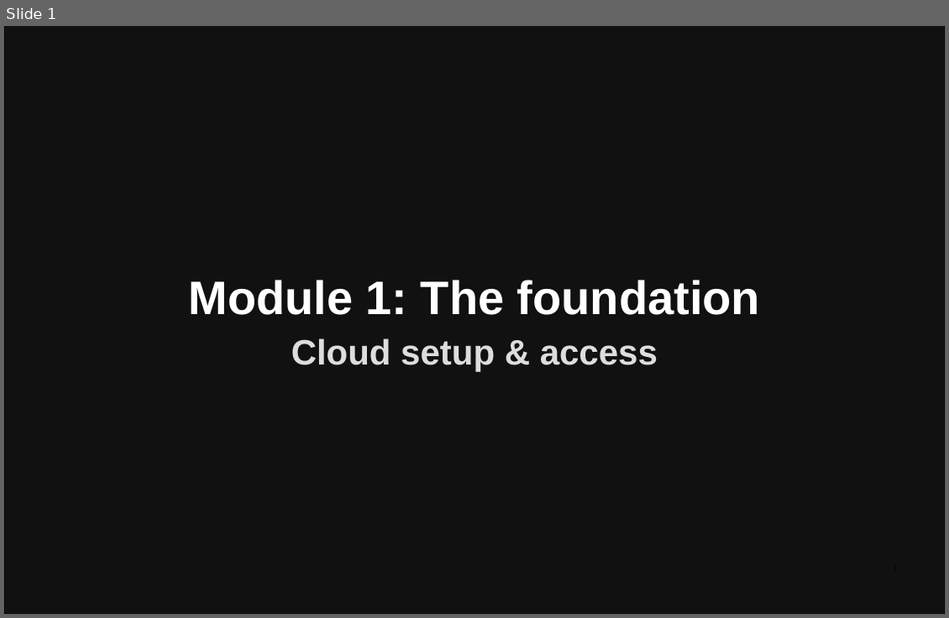
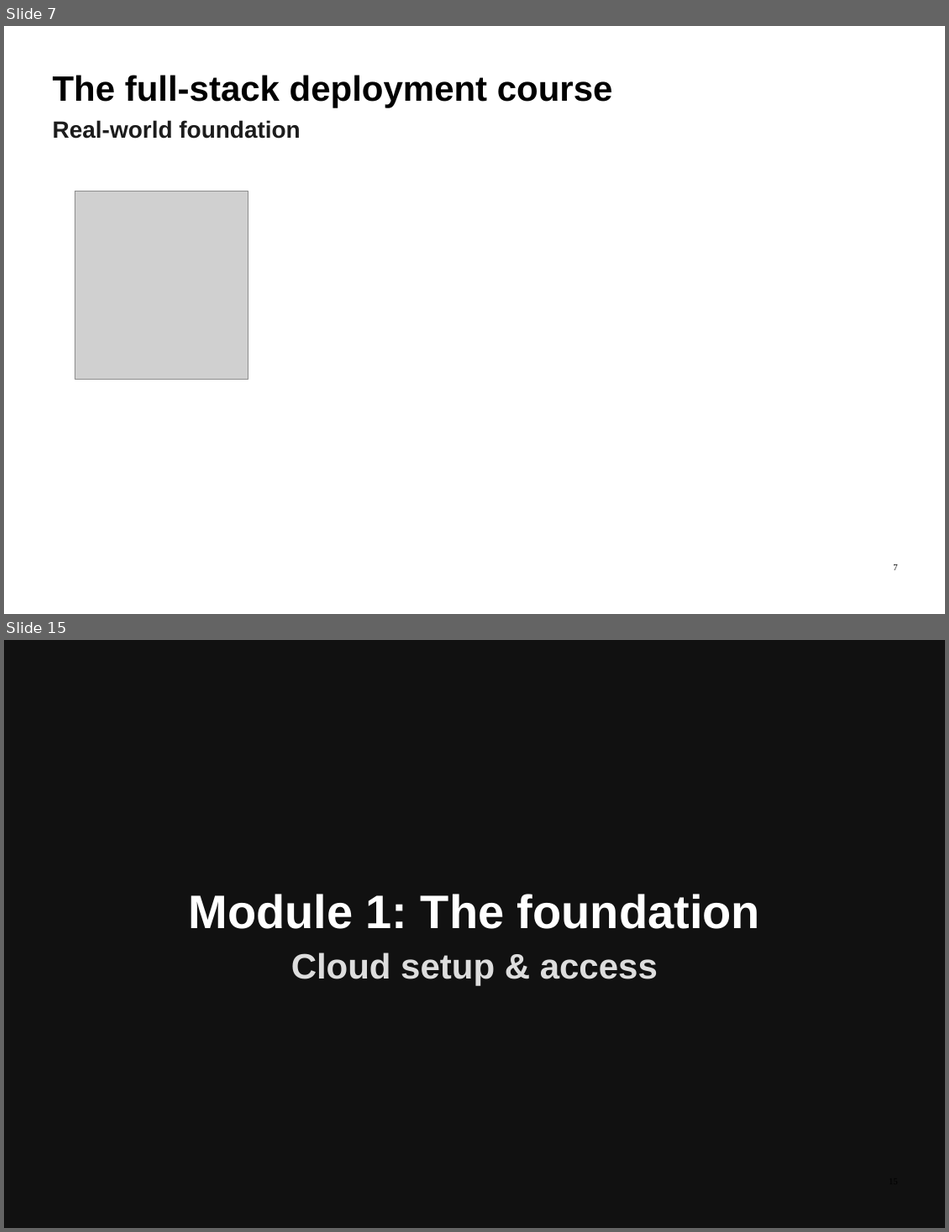
Before and after one commit to ImadSaddik/FullStackDeploymentHandbook, a slide deck: course-assets/slides/full_stack_deployment_guide.odp. Shown one above the other, each under a label of ours: slide 1 before the commit, slides 7 and 15 after it; the slides between them are not shown. The pictures are 949x618 and 949x1232 pixels, drawn with LibreOffice and Linux fonts; fonts in the diff are those of the drawing; grey boxes stand for pictures. Boxes give left, top, right and bottom in pixels: in the first picture for what was removed or moved away, otherwise in the second. Text is boxed around its words. In the diff, an @@ line names an element or a change of style, - is before the commit and + after.

```diff
--- a/course-assets/slides/full_stack_deployment_guide.odp
+++ b/course-assets/slides/full_stack_deployment_guide.odp
@@ slide 7 added at (4, 26, 945, 614), background #FFFFFF @@
@@ text added at (53, 75, 613, 107), 54 pt, text #000000, bold @@
+The full-stack deployment course
@@ text added at (53, 120, 300, 139), 36 pt, text #1C1C1C, bold @@
+Real-world foundation
@@ picture added at (75, 191, 248, 379) @@
@@ page number added at (893, 564, 897, 570), 14 pt, text #000000 @@
+7
@@ what was slide 1 is now slide 15 @@
```
Also in this commit, not shown: 13 other slides added.
